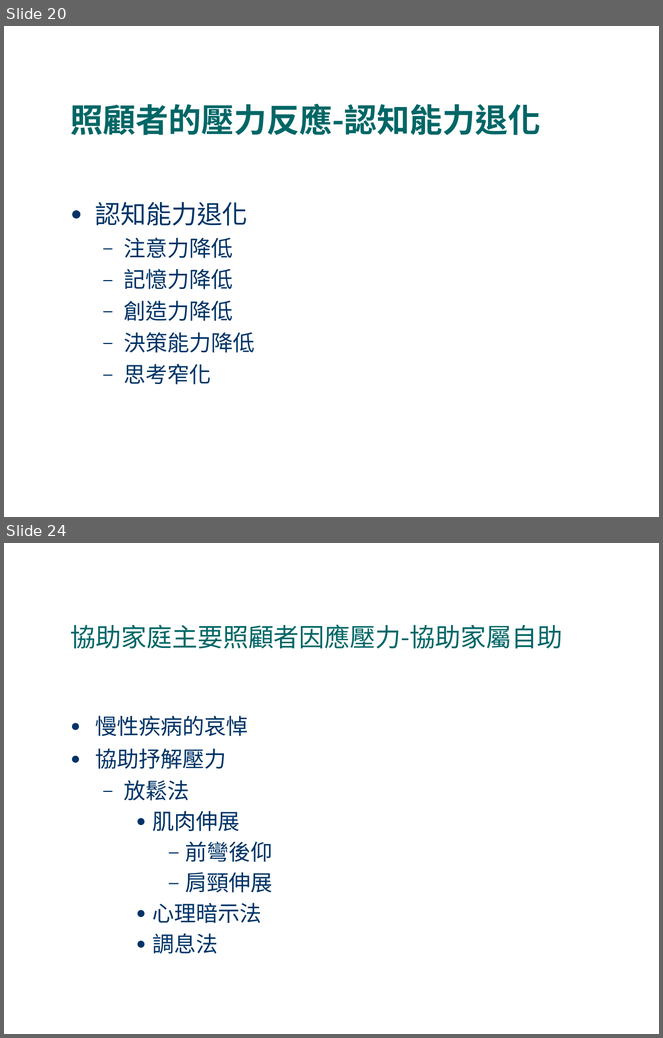
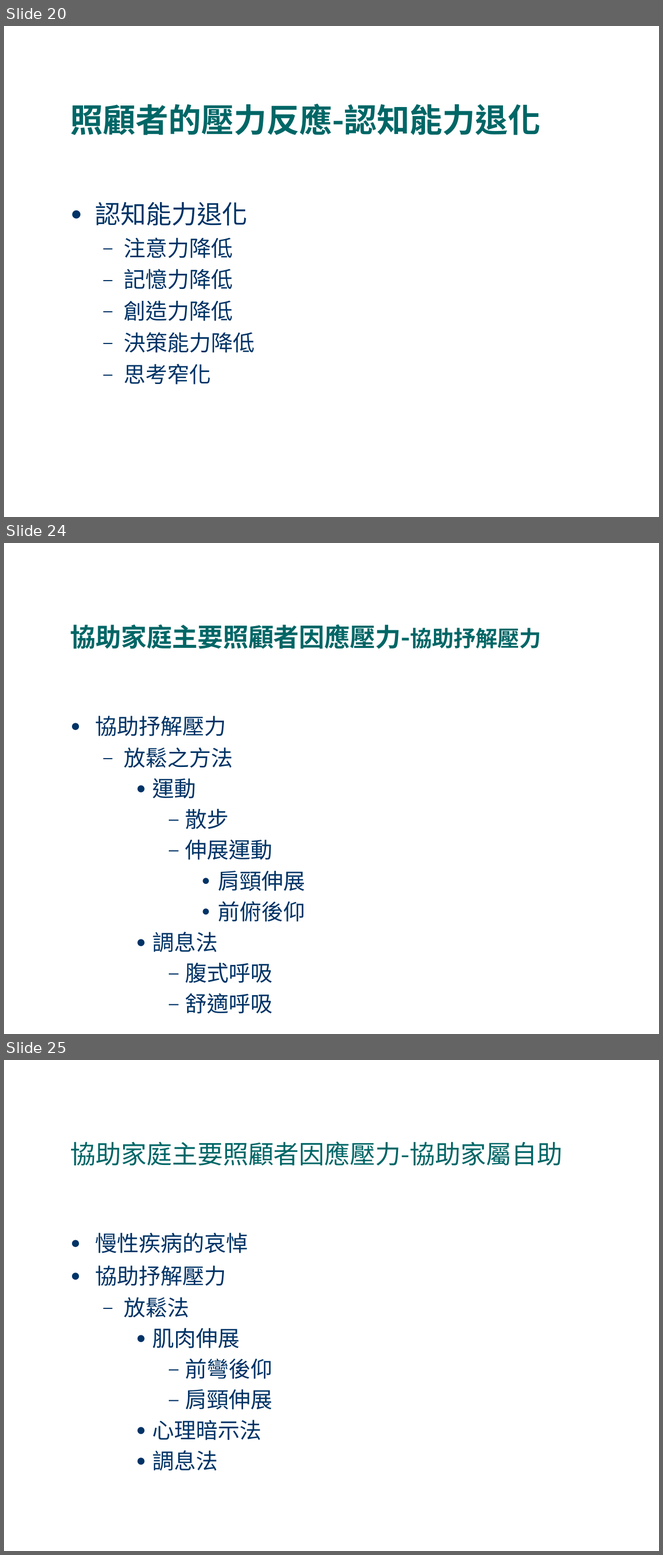
Before and after one commit to fhopecc/stxt, a slide deck: doc/tutorial/home_care.odp. Shown one above the other, each under a label of ours: slides 20 and 24 before the commit, slides 20, 24 and 25 after it; the slides between them are not shown. The pictures are 663x1038 and 663x1555 pixels, drawn with LibreOffice and Linux fonts; fonts in the diff are those of the drawing. Boxes give left, top, right and bottom in pixels: in the first picture for what was removed or moved away, otherwise in the second. Text is boxed around its words. In the diff, an @@ line names an element or a change of style, - is before the commit and + after.

```diff
--- a/doc/tutorial/home_care.odp
+++ b/doc/tutorial/home_care.odp
@@ slide 24 added at box(4, 543, 659, 1034), background #FFFFFF @@
@@ title added at box(71, 624, 542, 649), 28 pt, text #006666, bold @@
+協助家庭主要照顧者因應壓力-協助抒解壓力
@@ text added at box(95, 716, 306, 1014), 24 pt, text #003366 @@
+● 協助抒解壓力
+  – 放鬆之方法
+    ● 運動
+      – 散步
+      – 伸展運動
+        ● 肩頸伸展
+        ● 前俯後仰
+    ● 調息法
+      – 腹式呼吸
+      – 舒適呼吸
@@ what was slide 24 is now slide 25 @@
```
Also in this commit, not shown: 3 slides changed, 3 other files.
